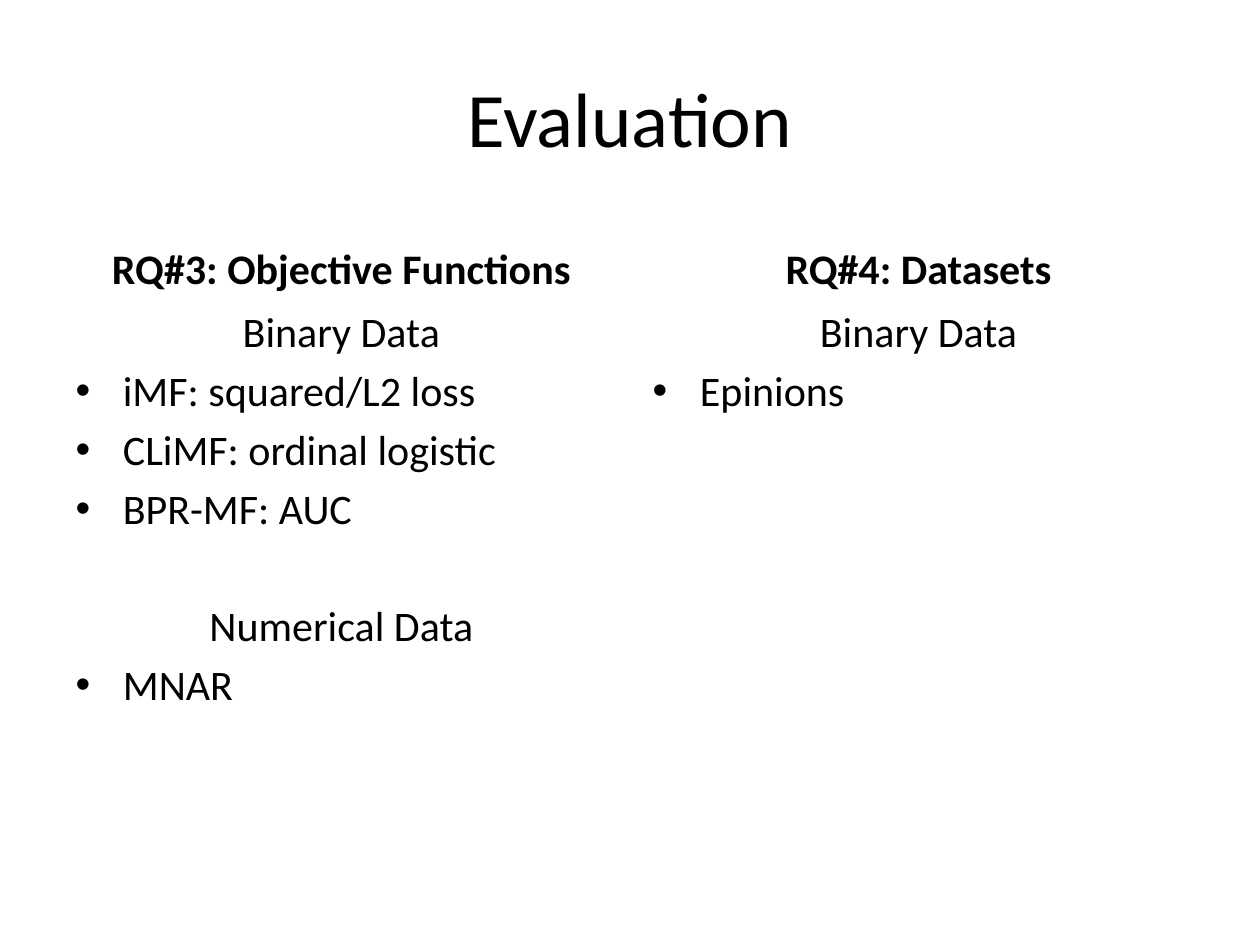
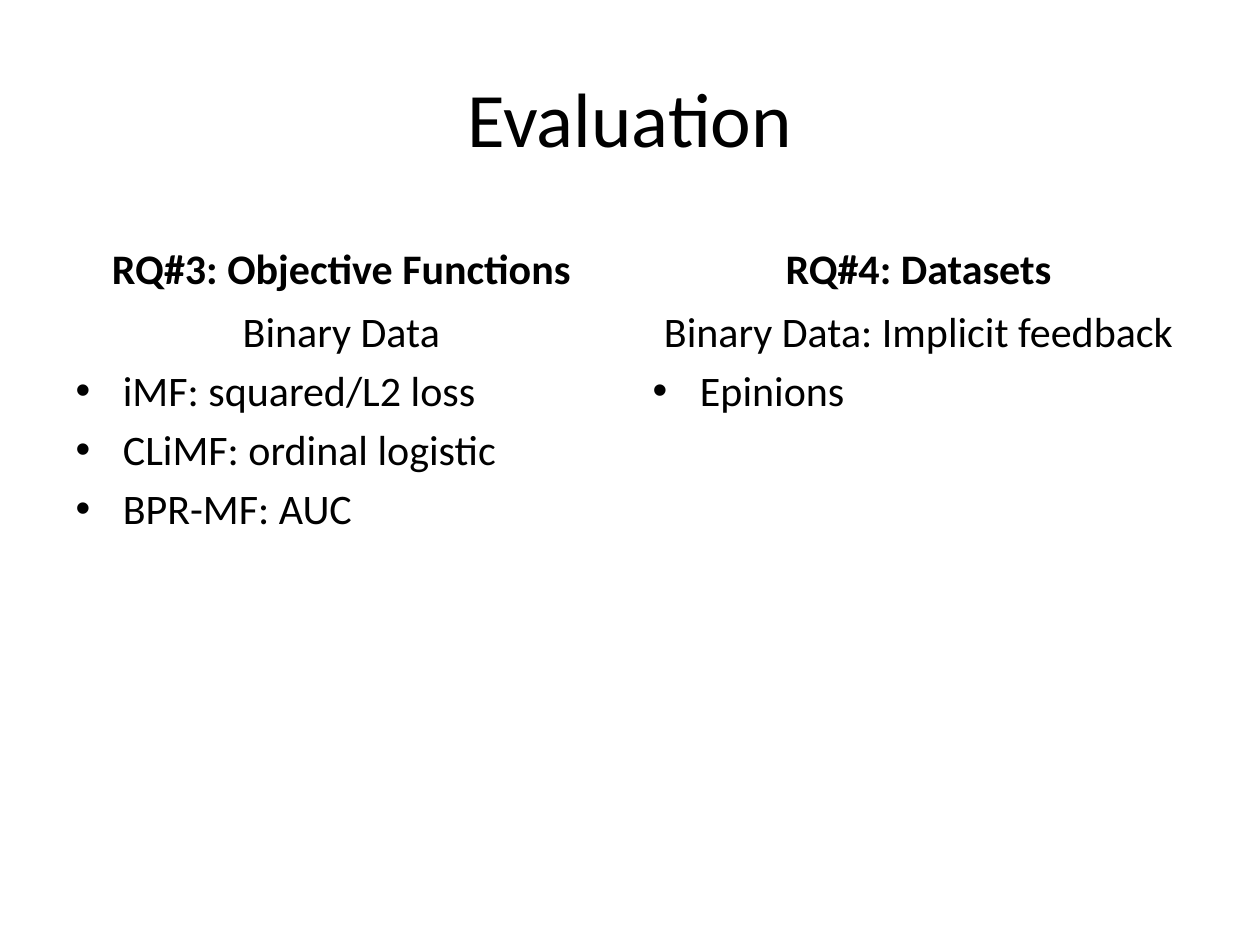
Before and after one commit to jamestklo/MatrixFactorizationMatlab, a slide deck: slide 21 of cs534L-SAGmf.pptx. Drawn at 1260x945 pixels with LibreOffice and Linux fonts; fonts in the diff are those of the drawing. Boxes give left, top, right and bottom in pixels: in the first picture for what was removed or moved away, otherwise in the second. Text is boxed around its words. In the diff, an @@ line names an element or a change of style, - is before the commit and + after.

```diff
--- a/cs534L-SAGmf.pptx
+++ b/cs534L-SAGmf.pptx
@@ text at [664, 317, 1173, 354]: text changed @@
-Binary Data
+Binary Data: Implicit feedback
@@ text at [123, 611, 473, 700]: paragraphs removed @@
-Numerical Data
-• MNAR
```
Also in this commit, not shown: 1 other slide changed, 1 other file.
